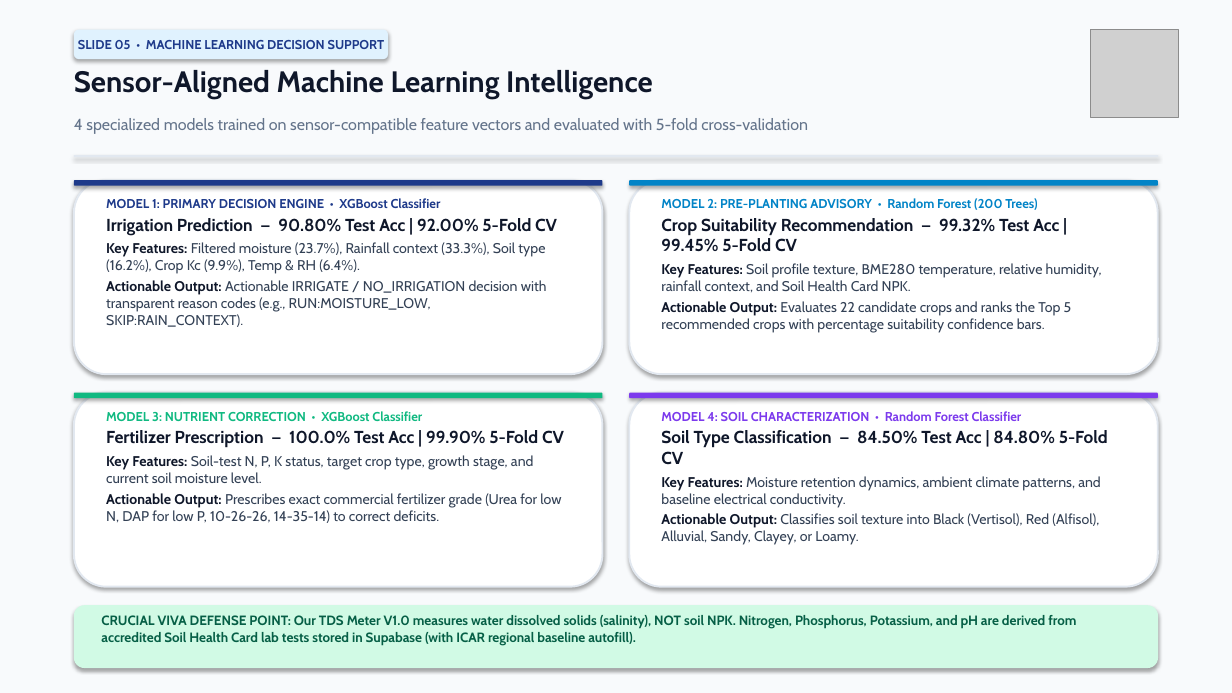
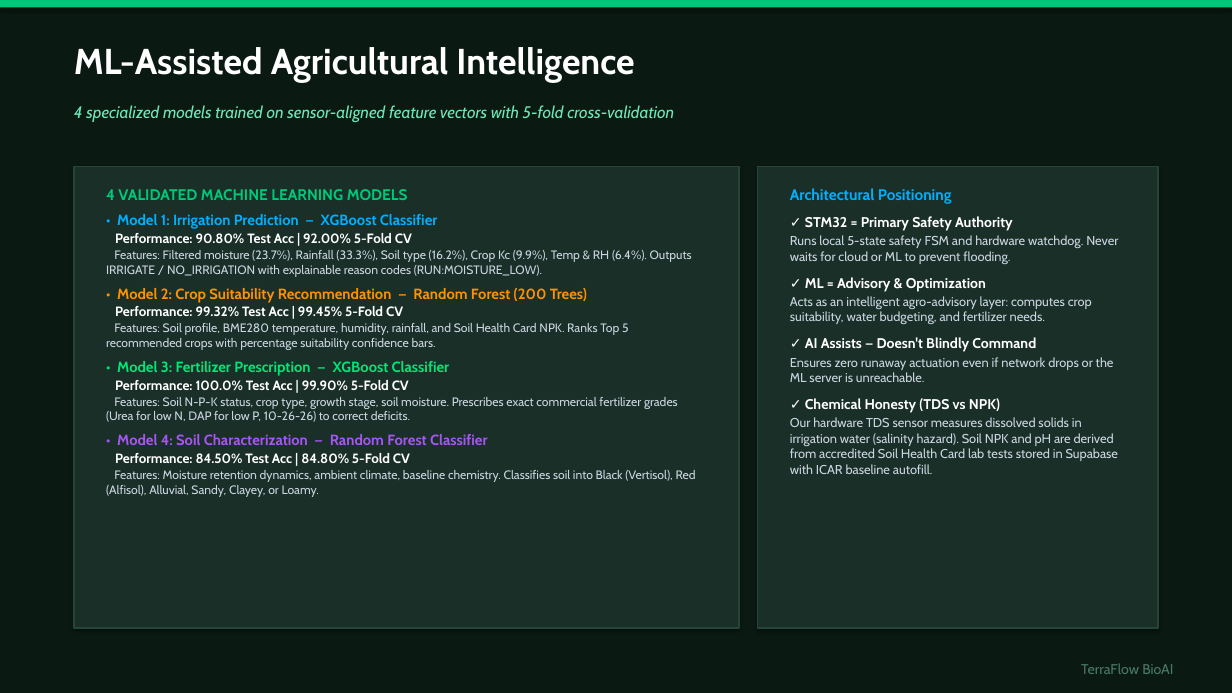
Before and after one commit to gauravhadavale07/TerraFlow_BioAI, a slide deck: slide 5 of TerraFlow_BioAI_SPIT_Major_Project.pptx. Drawn at 1232x693 pixels with LibreOffice and Linux fonts; fonts in the diff are those of the drawing; grey boxes stand for pictures. Boxes give left, top, right and bottom in pixels: in the first picture for what was removed or moved away, otherwise in the second. Text is boxed around its words. In the diff, an @@ line names an element or a change of style, - is before the commit and + after.

Commit message:
Align full presentation deck to PPT.pdf dark-forest texture with native 5-stage architecture and farmer problem statement

```diff
--- a/TerraFlow_BioAI_SPIT_Major_Project.pptx
+++ b/TerraFlow_BioAI_SPIT_Major_Project.pptx
@@ rectangle at (0, 0, 1232, 693): fill #F8FAFC to #0A1A13 @@
@@ rectangle added at (0, 0, 1232, 7), fill #00C879 @@
@@ rounded rectangle removed at (74, 30, 388, 59) @@
-SLIDE 05 • MACHINE LEARNING DECISION SUPPORT
@@ text added at (74, 47, 634, 83), 28 pt, text #FFFFFF, bold @@
+ML-Assisted Agricultural Intelligence
@@ picture removed at (1091, 30, 1178, 117) @@
@@ text removed at (74, 70, 653, 99) @@
-Sensor-Aligned Machine Learning Intelligence
@@ text at (74, 105, 674, 122): text changed; size 12.5 to 13 pt; text colour #64748B to #6EE7B7; italic on @@
-4 specialized models trained on sensor-compatible feature vectors and evaluated with 5-fold cross-validation
+4 specialized models trained on sensor-aligned feature vectors with 5-fold cross-validation
@@ rectangle removed at (74, 155, 1158, 157) @@
@@ rectangle added at (74, 166, 739, 628), fill #1A2F28, outline #26443A 1.2 pt @@
@@ rectangle added at (758, 166, 1158, 628), fill #1A2F28, outline #26443A 1.2 pt @@
@@ rounded rectangle removed at (74, 180, 603, 374) @@
@@ rounded rectangle removed at (74, 180, 603, 186) @@
@@ text removed at (106, 198, 557, 327) @@
-MODEL 1: PRIMARY DECISION ENGINE • XGBoost Classifier
-Irrigation Prediction — 90.80% Test Acc | 92.00% 5-Fold CV
-Key Features: Filtered moisture (23.7%), Rainfall context (33.3%), Soil type (16.2%), Crop Kc (9.9%), Temp & RH (6.4%).
-Actionable Output: Actionable IRRIGATE / NO_IRRIGATION decision with transparent reason codes (e.g., RUN:MOISTURE_LOW, SKIP:RAIN_CONTEXT).
@@ text added at (106, 189, 696, 497), 9.5 pt, text #CBD5E1 @@
+4 VALIDATED MACHINE LEARNING MODELS
+• Model 1: Irrigation Prediction — XGBoost Classifier
+Performance: 90.80% Test Acc | 92.00% 5-Fold CV
+Features: Filtered moisture (23.7%), Rainfall (33.3%), Soil type (16.2%), Crop Kc (9.9%), Temp & RH (6.4%). Outputs IRRIGATE / NO_IRRIGATION with explainable reason codes (RUN:MOISTURE_LOW).
+• Model 2: Crop Suitability Recommendation — Random Forest (200 Trees)
+Performance: 99.32% Test Acc | 99.45% 5-Fold CV
+Features: Soil profile, BME280 temperature, humidity, rainfall, and Soil Health Card NPK. Ranks Top 5 recommended crops with percentage suitability confidence bars.
+• Model 3: Fertilizer Prescription — XGBoost Classifier
+Performance: 100.0% Test Acc | 99.90% 5-Fold CV
+Features: Soil N-P-K status, crop type, growth stage, soil moisture. Prescribes exact commercial fertilizer grades (Urea for low N, DAP for low P, 10-26-26) to correct deficits.
+• Model 4: Soil Characterization — Random Forest Classifier
+Performance: 84.50% Test Acc | 84.80% 5-Fold CV
+Features: Moisture retention dynamics, ambient climate, baseline chemistry. Classifies soil into Black (Vertisol), Red (Alfisol), Alluvial, Sandy, Clayey, or Loamy.
@@ rounded rectangle removed at (629, 180, 1158, 374) @@
@@ rounded rectangle removed at (629, 180, 1158, 186) @@
@@ text removed at (661, 198, 1102, 333) @@
-MODEL 2: PRE-PLANTING ADVISORY • Random Forest (200 Trees)
-Crop Suitability Recommendation — 99.32% Test Acc | 99.45% 5-Fold CV
-Key Features: Soil profile texture, BME280 temperature, relative humidity, rainfall context, and Soil Health Card NPK.
-Actionable Output: Evaluates 22 candidate crops and ranks the Top 5 recommended crops with percentage suitability confidence bars.
@@ text added at (790, 188, 1118, 474), 10 pt, text #CBD5E1 @@
+Architectural Positioning
+✓ STM32 = Primary Safety Authority
+Runs local 5-state safety FSM and hardware watchdog. Never waits for cloud or ML to prevent flooding.
+✓ ML = Advisory & Optimization
+Acts as an intelligent agro-advisory layer: computes crop suitability, water budgeting, and fertilizer needs.
+✓ AI Assists — Doesn't Blindly Command
+Ensures zero runaway actuation even if network drops or the ML server is unreachable.
+✓ Chemical Honesty (TDS vs NPK)
+Our hardware TDS sensor measures dissolved solids in irrigation water (salinity hazard). Soil NPK and pH are derived from accredited Soil Health Card lab tests stored in Supabase with ICAR baseline autofill.
@@ rounded rectangle removed at (74, 393, 603, 587) @@
@@ rounded rectangle removed at (74, 393, 603, 398) @@
@@ text removed at (106, 411, 564, 523) @@
-MODEL 3: NUTRIENT CORRECTION • XGBoost Classifier
-Fertilizer Prescription — 100.0% Test Acc | 99.90% 5-Fold CV
-Key Features: Soil-test N, P, K status, target crop type, growth stage, and current soil moisture level.
-Actionable Output: Prescribes exact commercial fertilizer grade (Urea for low N, DAP for low P, 10-26-26, 14-35-14) to correct deficits.
@@ rounded rectangle removed at (629, 393, 1158, 587) @@
@@ rounded rectangle removed at (629, 393, 1158, 398) @@
@@ text removed at (661, 411, 1108, 545) @@
-MODEL 4: SOIL CHARACTERIZATION • Random Forest Classifier
-Soil Type Classification — 84.50% Test Acc | 84.80% 5-Fold CV
-Key Features: Moisture retention dynamics, ambient climate patterns, and baseline electrical conductivity.
-Actionable Output: Classifies soil texture into Black (Vertisol), Red (Alfisol), Alluvial, Sandy, Clayey, or Loamy.
@@ rounded rectangle removed at (74, 605, 1158, 668) @@
@@ text removed at (101, 615, 1076, 645) @@
-CRUCIAL VIVA DEFENSE POINT: Our TDS Meter V1.0 measures water dissolved solids (salinity), NOT soil NPK. Nitrogen, Phosphorus, Potassium, and pH are derived from accredited Soil Health Card lab tests stored in Supabase (with ICAR regional baseline autofill).
@@ text added at (1081, 663, 1173, 674), 11 pt, text #4A7866 @@
+TerraFlow BioAI
```
Also in this commit, not shown: 1 other slide changed, 5 slides added, 5 slides removed, 21 other files.
